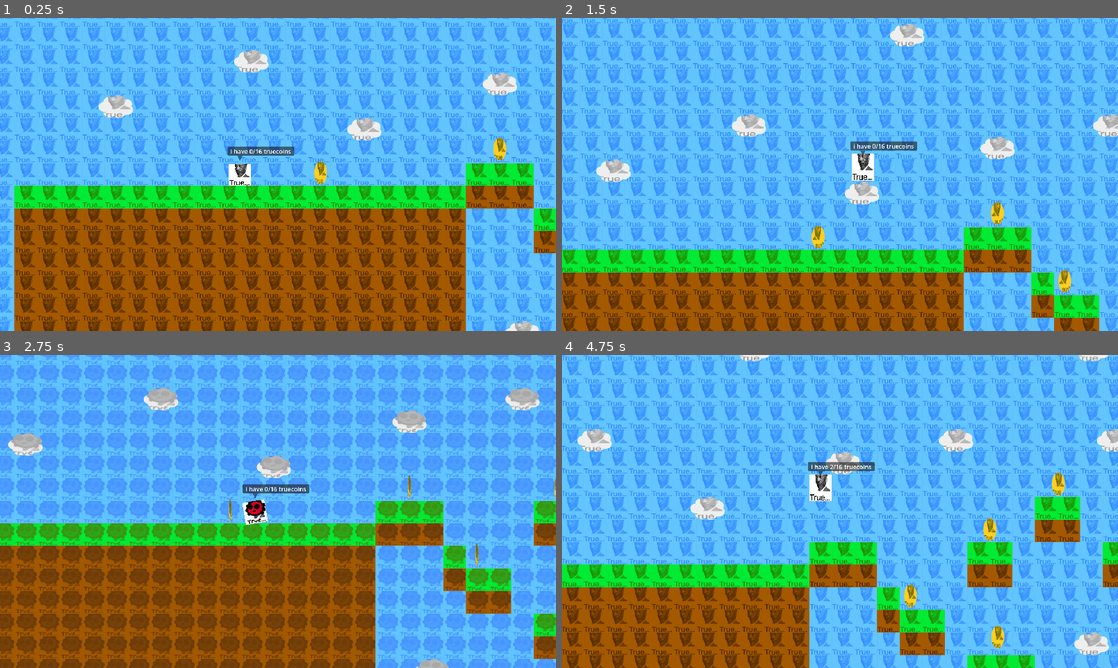
Above: before the commit, frames 1-4 (two rows, left to right).
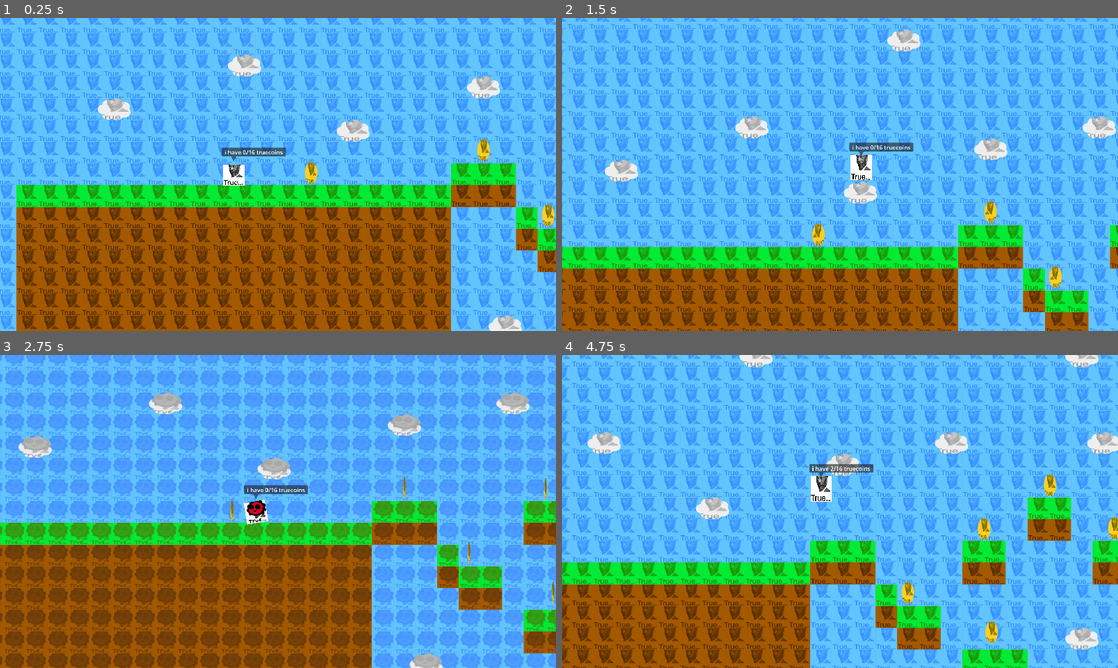
Above: after the commit, the same moments.

Repository: mqcute/True...
Game: Godot game, scene res://Scenes/Game.tscn
Two runs of this game, one before a commit and one after it. Both use one fixed random seed, a clock stepped at 60 frames per second and the inputs below.
Inputs:
- Up to frame 1 (0.25 s): no input
- Up to frame 2 (1.5 s): hold D (move_right) from 0.53 s (still down); tap L (lg_toggle) at 0.6, 1.35 s; tap Space (jump) at 0.77 s
- Up to frame 3 (2.75 s): tap Space (jump) at 1.52 s; release D (move_right) at 2.03 s; hold A (move_left) from 2.03 s (still down); tap L (lg_toggle) at 2.1 s
- Up to frame 4 (4.75 s): release A (move_left) at 2.78 s; hold D (move_right) 2.78-4.28 s; tap L (lg_toggle) at 2.85, 3.6, 4.35 s; tap Space (jump) at 3.02, 3.77, 4.52 s; hold A (move_left) from 4.28 s (still down)

The runs differ from the first frame. In frame 1, 47% of the frame differs, in the area x 0-100%, y 0-100%; in frame 2, 45%; in frame 3, 40%; in frame 4, 46%.

Commit message:
changed zoom to 1.25

Diff:
--- a/Scenes/Game.tscn
+++ b/Scenes/Game.tscn
@@ -414,7 +414,7 @@
 
 [node name="Camera2D" type="Camera2D" parent="Player" unique_id=386867157]
 process_mode = 3
-zoom = Vector2(1.3, 1.3)
+zoom = Vector2(1.25, 1.25)
 process_callback = 0
 limit_left = -600
 limit_top = -2206
